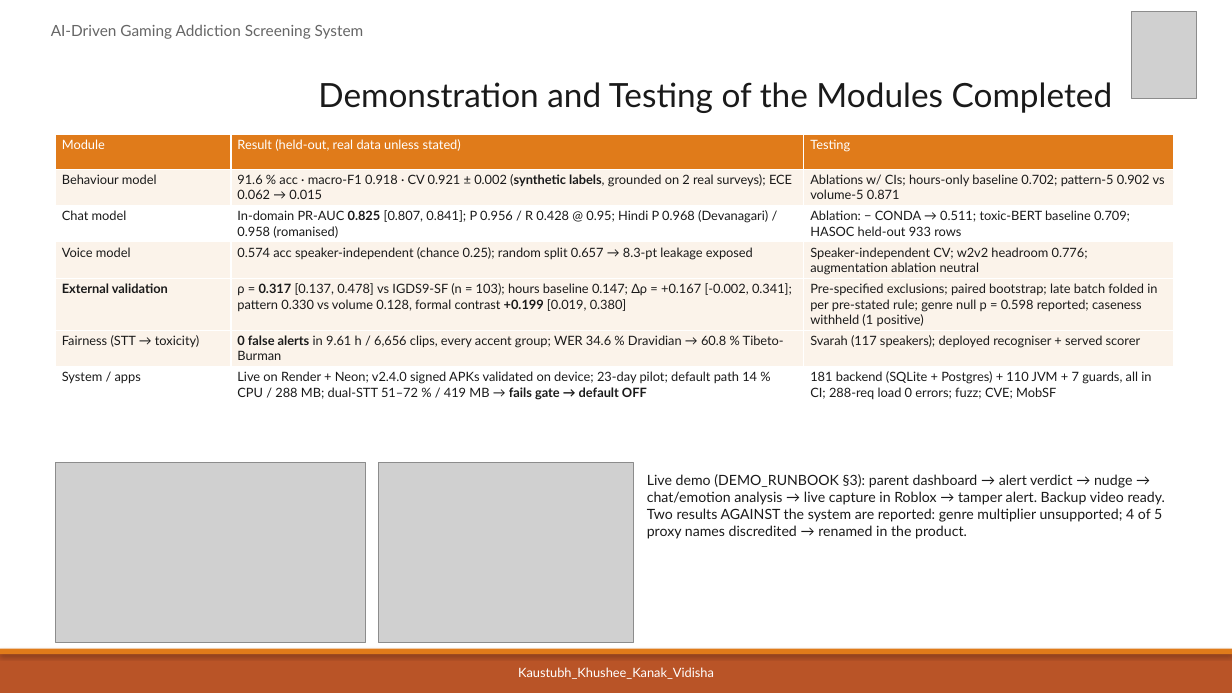
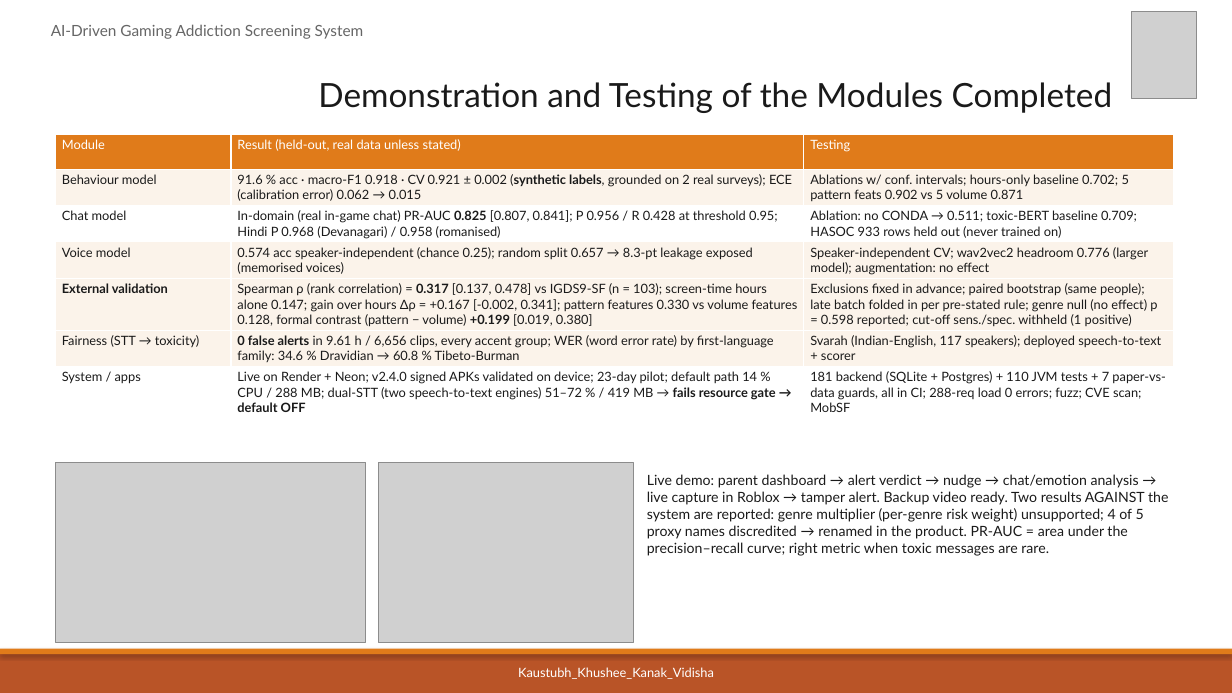
Before and after one commit to kaustubhagarwal21/gaming-addiction-detection-capstone, a slide deck: slide 9 of docs/PES_REVIEW1_DECK.pptx. Drawn at 1232x693 pixels with LibreOffice and Linux fonts; fonts in the diff are those of the drawing; grey boxes stand for pictures. Boxes give left, top, right and bottom in pixels: in the first picture for what was removed or moved away, otherwise in the second. Text is boxed around its words. In the diff, an @@ line names an element or a change of style, - is before the commit and + after.

```diff
--- a/docs/PES_REVIEW1_DECK.pptx
+++ b/docs/PES_REVIEW1_DECK.pptx
@@ table at bbox=[55, 134, 1174, 416] @@
-row 2, column 2: 91.6 % acc · macro-F1 0.918 · CV 0.921 ± 0.002 (synthetic labels, grounded on 2 real surveys); ECE 0.062 → 0.015
+row 2, column 2: 91.6 % acc · macro-F1 0.918 · CV 0.921 ± 0.002 (synthetic labels, grounded on 2 real surveys); ECE (calibration error) 0.062 → 0.015
-row 2, column 3: Ablations w/ CIs; hours-only baseline 0.702; pattern-5 0.902 vs volume-5 0.871
+row 2, column 3: Ablations w/ conf. intervals; hours-only baseline 0.702; 5 pattern feats 0.902 vs 5 volume 0.871
-row 3, column 2: In-domain PR-AUC 0.825 [0.807, 0.841]; P 0.956 / R 0.428 @ 0.95; Hindi P 0.968 (Devanagari) / 0.958 (romanised)
+row 3, column 2: In-domain (real in-game chat) PR-AUC 0.825 [0.807, 0.841]; P 0.956 / R 0.428 at threshold 0.95; Hindi P 0.968 (Devanagari) / 0.958 (romanised)
-row 3, column 3: Ablation: − CONDA → 0.511; toxic-BERT baseline 0.709; HASOC held-out 933 rows
+row 3, column 3: Ablation: no CONDA → 0.511; toxic-BERT baseline 0.709; HASOC 933 rows held out (never trained on)
-row 4, column 2: 0.574 acc speaker-independent (chance 0.25); random split 0.657 → 8.3-pt leakage exposed
+row 4, column 2: 0.574 acc speaker-independent (chance 0.25); random split 0.657 → 8.3-pt leakage exposed (memorised voices)
-row 4, column 3: Speaker-independent CV; w2v2 headroom 0.776; augmentation ablation neutral
+row 4, column 3: Speaker-independent CV; wav2vec2 headroom 0.776 (larger model); augmentation: no effect
-row 5, column 2: ρ = 0.317 [0.137, 0.478] vs IGDS9-SF (n = 103); hours baseline 0.147; Δρ = +0.167 [-0.002, 0.341]; pattern 0.330 vs volume 0.128, formal contrast +0.199 [0.019, 0.380]
+row 5, column 2: Spearman ρ (rank correlation) = 0.317 [0.137, 0.478] vs IGDS9-SF (n = 103); screen-time hours alone 0.147; gain over hours Δρ = +0.167 [-0.002, 0.341]; pattern features 0.330 vs volume features 0.128, formal contrast (pattern − volume) +0.199 [0.019, 0.380]
-row 5, column 3: Pre-specified exclusions; paired bootstrap; late batch folded in per pre-stated rule; genre null p = 0.598 reported; caseness withheld (1 positive)
+row 5, column 3: Exclusions fixed in advance; paired bootstrap (same people); late batch folded in per pre-stated rule; genre null (no effect) p = 0.598 reported; cut-off sens./spec. withheld (1 positive)
-row 6, column 2: 0 false alerts in 9.61 h / 6,656 clips, every accent group; WER 34.6 % Dravidian → 60.8 % Tibeto-Burman
+row 6, column 2: 0 false alerts in 9.61 h / 6,656 clips, every accent group; WER (word error rate) by first-language family: 34.6 % Dravidian → 60.8 % Tibeto-Burman
-row 6, column 3: Svarah (117 speakers); deployed recogniser + served scorer
+row 6, column 3: Svarah (Indian-English, 117 speakers); deployed speech-to-text + scorer
-row 7, column 2: Live on Render + Neon; v2.4.0 signed APKs validated on device; 23-day pilot; default path 14 % CPU / 288 MB; dual-STT 51–72 % / 419 MB → fails gate → default OFF
+row 7, column 2: Live on Render + Neon; v2.4.0 signed APKs validated on device; 23-day pilot; default path 14 % CPU / 288 MB; dual-STT (two speech-to-text engines) 51–72 % / 419 MB → fails resource gate → default OFF
-row 7, column 3: 181 backend (SQLite + Postgres) + 110 JVM + 7 guards, all in CI; 288-req load 0 errors; fuzz; CVE; MobSF
+row 7, column 3: 181 backend (SQLite + Postgres) + 110 JVM tests + 7 paper-vs-data guards, all in CI; 288-req load 0 errors; fuzz; CVE scan; MobSF
@@ text at bbox=[647, 474, 1168, 556]: text changed @@
-Live demo (DEMO_RUNBOOK §3): parent dashboard → alert verdict → nudge → chat/emotion analysis → live capture in Roblox → tamper alert. Backup video ready. Two results AGAINST the system are reported: genre multiplier unsupported; 4 of 5 proxy names discredited → renamed in the product.
+Live demo: parent dashboard → alert verdict → nudge → chat/emotion analysis → live capture in Roblox → tamper alert. Backup video ready. Two results AGAINST the system are reported: genre multiplier (per-genre risk weight) unsupported; 4 of 5 proxy names discredited → renamed in the product. PR-AUC = area under the precision–recall curve; right metric when toxic messages are rare.
```
Also in this commit, not shown: 6 other slides changed, 1 other file.
